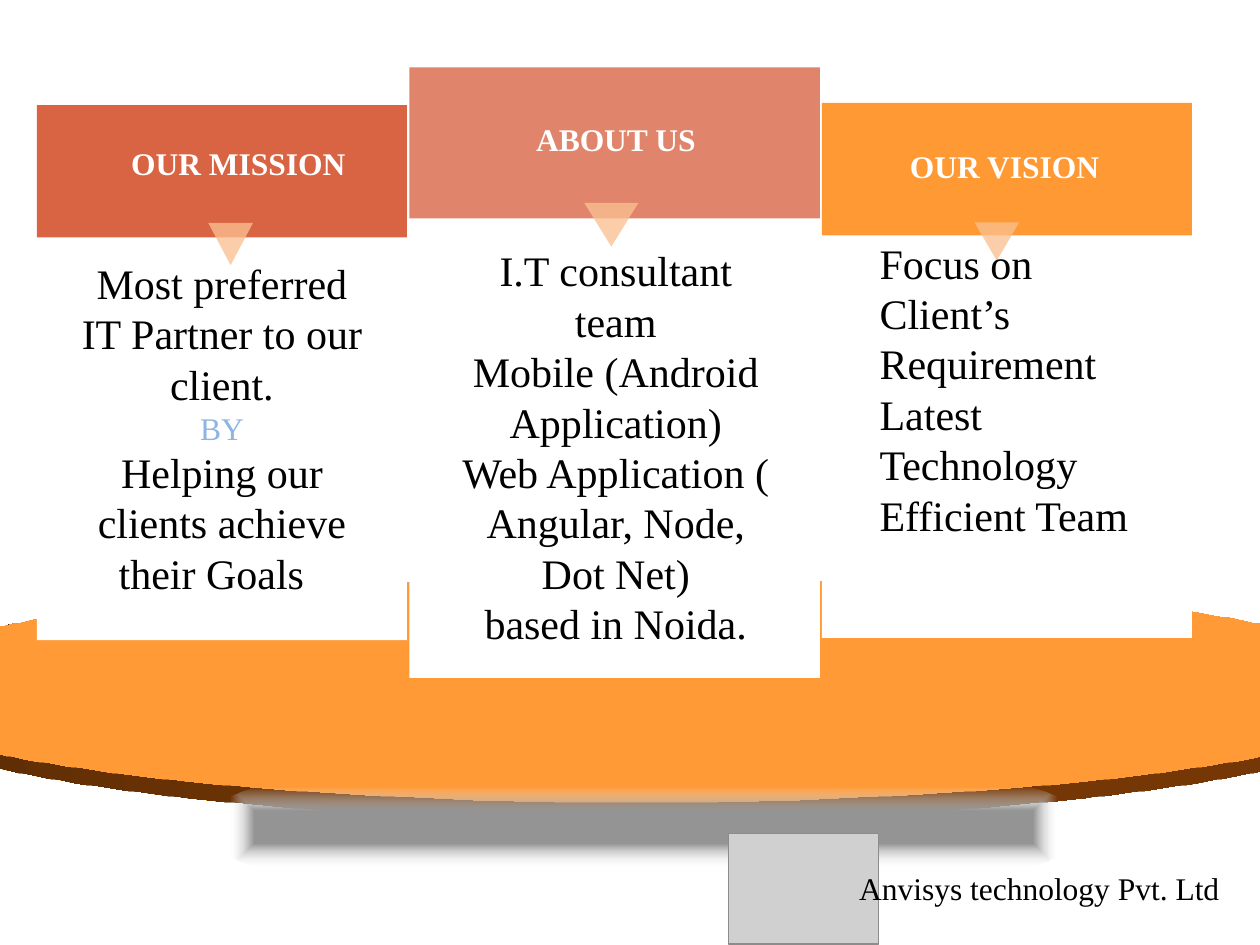
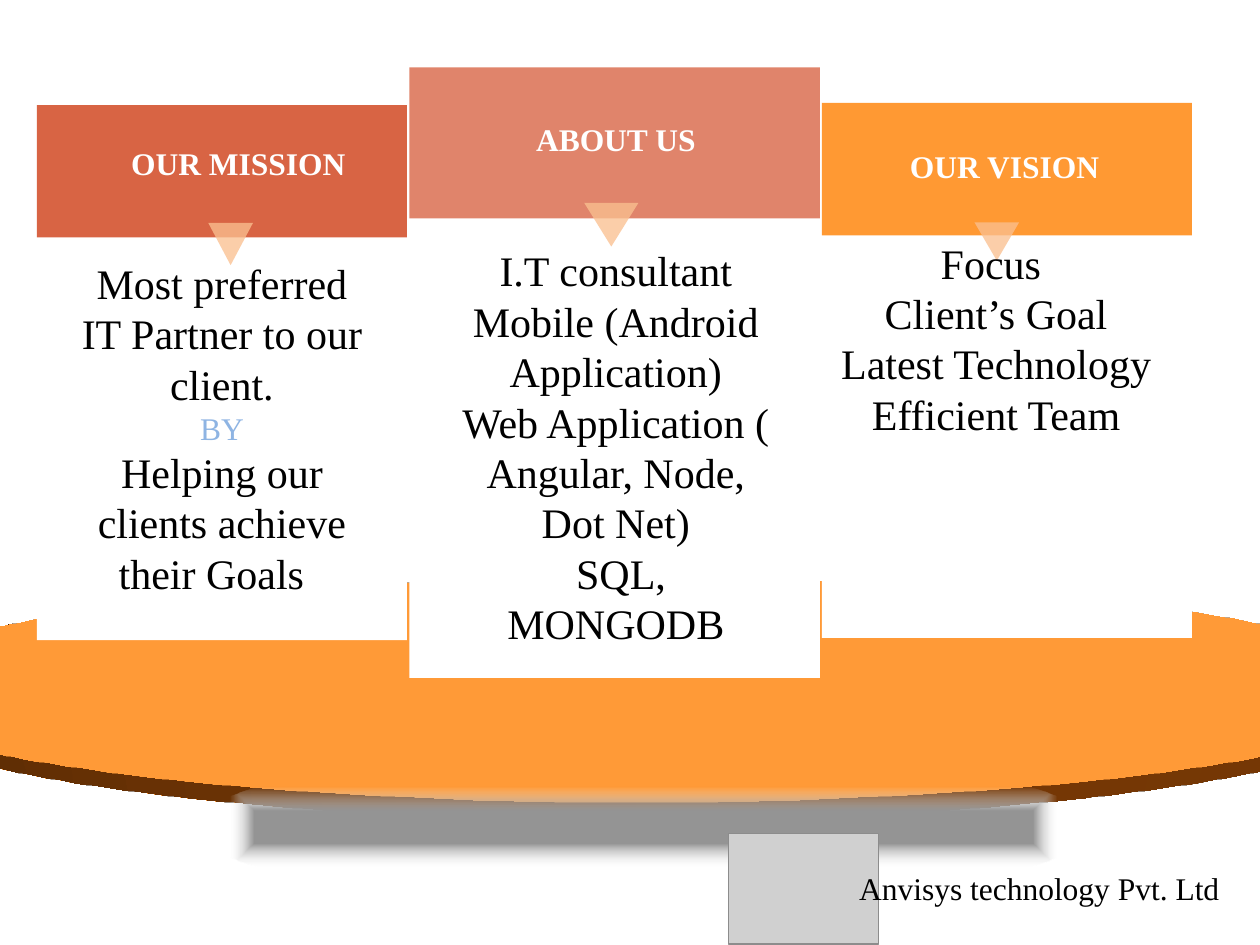
Before and after one commit to Anvisys/Documents, a slide deck: slide 2 of Anvisys-Profile.pptx. Drawn at 1260x945 pixels with LibreOffice and Linux fonts; fonts in the diff are those of the drawing; grey boxes stand for pictures. Boxes give left, top, right and bottom in pixels: in the first picture for what was removed or moved away, otherwise in the second. Text is boxed around its words. In the diff, an @@ line names an element or a change of style, - is before the commit and + after.

```diff
--- a/Anvisys-Profile.pptx
+++ b/Anvisys-Profile.pptx
@@ text "Focus": place and size @@
-text "Focus" at [880, 246, 1128, 532]
+text "Focus" at [841, 246, 1151, 431]
@@ text at [473, 257, 759, 396]: text changed @@
-I.T consultant team
-Mobile (Android Application)
+I.T consultant Mobile (Android Application)
@@ text at [885, 246, 1108, 330]: text changed @@
-Focus on Client’s Requirement
+Focus
+Client’s Goal
@@ text at [841, 350, 1151, 431]: alignment left to centre @@
@@ text at [507, 561, 724, 640]: text changed @@
-based in Noida.
+SQL, MONGODB
```
Also in this commit, not shown: 3 other slides changed.
